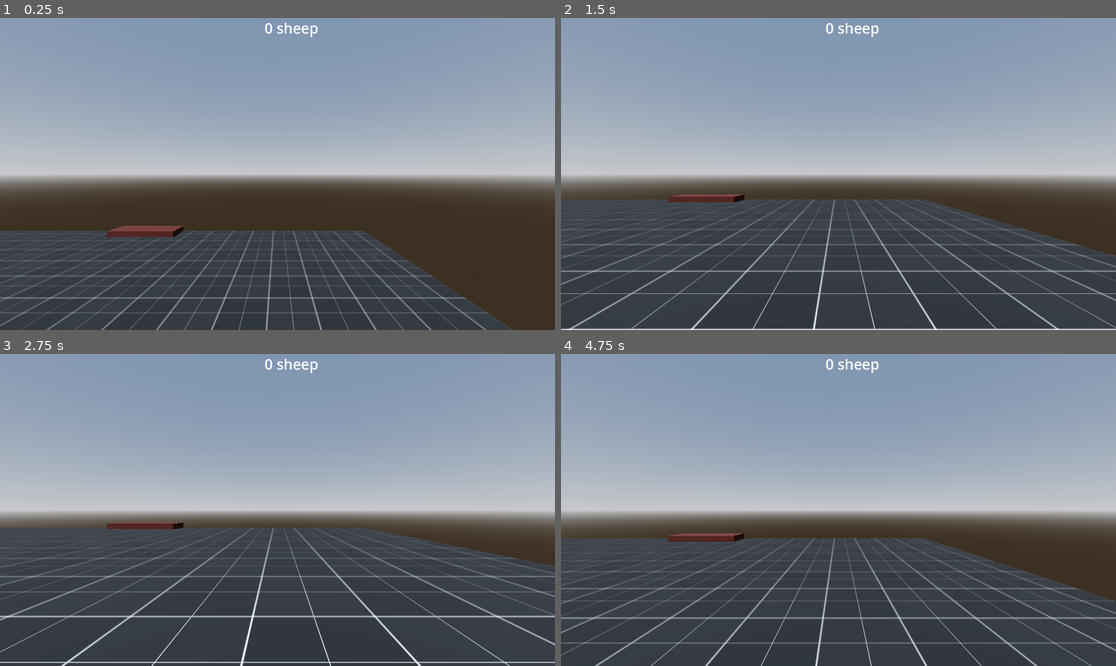
Above: before the commit, frames 1-4 (two rows, left to right).
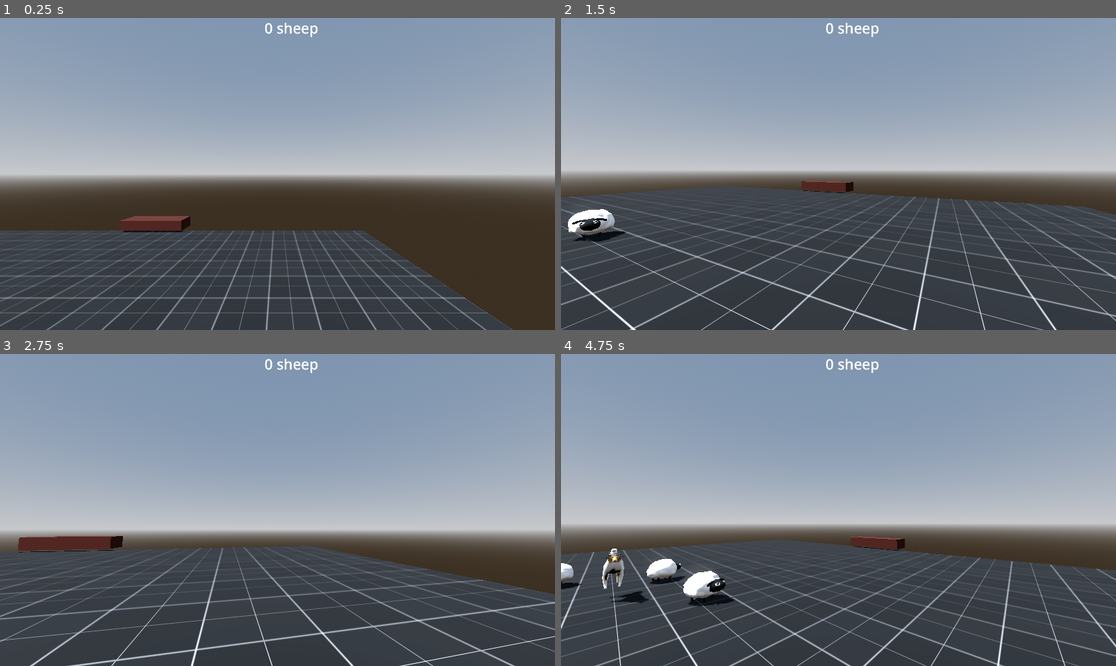
Above: after the commit, the same moments.

Repository: coat-soup/shepherd-game
Game: Godot game, scene res://levels/prototyping.tscn
Two runs of this game, one before a commit and one after it. Both use one fixed random seed, a clock stepped at 60 frames per second and the inputs below.
Inputs (mouse positions are in pixels of both pictures, inside the frame that each line leads up to):
- Up to frame 1 (0.25 s): no input
- Up to frame 2 (1.5 s): tap Enter at 0.5 s; move the mouse to (866, 174) at 0.52 s; hold Up (ui_up) from 0.53 s (still down); right-click (866, 174) at 0.6 s; tap Space (jump) at 0.77, 1.25 s; move the mouse to (810, 174) at 1.27 s; tap O at 1.35 s
- Up to frame 3 (2.75 s): keep holding Up (ui_up); tap Space (jump) at 1.52 s; move the mouse to (288, 503) at 2.02 s; tap U at 2.1 s
- Up to frame 4 (4.75 s): keep holding Up (ui_up); tap Enter at 2.75 s; move the mouse to (832, 516) at 2.77 s; tap Shift at 2.85 s; tap Space (jump) at 3.02, 3.77, 4.25, 4.52 s; move the mouse to (877, 513) at 3.52 s; tap Tab at 3.6 s; move the mouse to (794, 506) at 4.27 s; tap Ctrl at 4.35 s

The runs differ from the first frame. In frame 1, 0.6% of the frame differs, in the area x 19-35%, y 63-71%; in frame 2, 15%; in frame 3, 19%, in the area x 0-100%, y 50-100%; in frame 4, 18%.

Commit message:
sheep and dog models/textures

Diff:
--- a/dog/dog.gd
+++ b/dog/dog.gd
@@ -6,7 +6,7 @@
 
 @export var speed := 6.0
 
-func _physics_process(delta: float) -> void:
+func _physics_process(_delta: float) -> void:
 	var cur_pos = global_position
 	var next_pos = nav_agent.get_next_path_position()
 	var vel = (next_pos - cur_pos).normalized() * speed
--- a/dog/dog.tscn
+++ b/dog/dog.tscn
@@ -1,12 +1,7 @@
-[gd_scene load_steps=5 format=3 uid="uid://cupbh2pwx2go0"]
+[gd_scene load_steps=4 format=3 uid="uid://cupbh2pwx2go0"]
 
 [ext_resource type="Script" path="res://dog/dog.gd" id="1_2gpl8"]
-
-[sub_resource type="CapsuleMesh" id="CapsuleMesh_r1t5h"]
-height = 1.2
-
-[sub_resource type="StandardMaterial3D" id="StandardMaterial3D_udjaw"]
-albedo_color = Color(0.483711, 0.630901, 0.583762, 1)
+[ext_resource type="PackedScene" uid="uid://hfnymams6jkc" path="res://dog/dog.glb" id="2_fh1ml"]
 
 [sub_resource type="CapsuleShape3D" id="CapsuleShape3D_1ldgy"]
 height = 1.2
@@ -16,11 +11,11 @@
 script = ExtResource("1_2gpl8")
 nav_agent = NodePath("NavigationAgent3D")
 
-[node name="MeshInstance3D" type="MeshInstance3D" parent="."]
-mesh = SubResource("CapsuleMesh_r1t5h")
-surface_material_override/0 = SubResource("StandardMaterial3D_udjaw")
+[node name="dog" parent="." instance=ExtResource("2_fh1ml")]
+transform = Transform3D(0.15, 0, 0, 0, 0.15, 0, 0, 0, 0.15, 0, 0, 0)
 
 [node name="CollisionShape3D" type="CollisionShape3D" parent="."]
+transform = Transform3D(-4.37114e-08, -1, 0, 1, -4.37114e-08, 0, 0, 0, 1, 0, 0.526984, 0)
 shape = SubResource("CapsuleShape3D_1ldgy")
 
 [node name="NavigationAgent3D" type="NavigationAgent3D" parent="."]
--- a/levels/prototyping.tscn
+++ b/levels/prototyping.tscn
@@ -71,7 +71,7 @@
 shadow_enabled = true
 
 [node name="Longboat" parent="World" node_paths=PackedStringArray("ui") instance=ExtResource("7_vq2rx")]
-transform = Transform3D(1, 0, 0, 0, 1, 0, 0, 0, 1, 1, 0, 19)
+transform = Transform3D(1, 0, 0, 0, 1, 0, 0, 0, 1, 1, 0.63524, 20.5228)
 ui = NodePath("../../UI")
 
 [node name="Entities" type="Node3D" parent="."]
@@ -101,7 +101,7 @@
 scared_of = [NodePath("../Player")]
 
 [node name="Dog" parent="Entities" instance=ExtResource("5_avyqv")]
-transform = Transform3D(1, 0, 0, 0, 1, 0, 0, 0, 1, 10.7719, 1.07591, -13.2556)
+transform = Transform3D(1, 0, 0, 0, 1, 0, 0, 0, 1, 10.7719, 0.0287485, -13.2556)
 
 [node name="Player" parent="Entities" instance=ExtResource("1_xspk7")]
 transform = Transform3D(-1, 0, 8.74228e-08, 0, 1, 0, -8.74228e-08, 0, -1, -11.405, 5.24039, -0.324467)
--- a/player/dog_controller.gd
+++ b/player/dog_controller.gd
@@ -19,7 +19,7 @@
 		dog.nav_agent.target_reached.connect(hide_marker)
 
 
-func _input(event: InputEvent) -> void:
+func _input(_event: InputEvent) -> void:
 	if Input.is_action_just_pressed("command_dog"):
 		holding_marker = true
 		marker.visible = true
@@ -28,7 +28,7 @@
 		dog.update_target_position(marker_position)
 
 
-func _process(delta: float) -> void:
+func _process(_delta: float) -> void:
 		if holding_marker:
 			raycast_marker()
 
--- a/player/player_movement.gd
+++ b/player/player_movement.gd
@@ -30,7 +30,7 @@
 func _ready():
 	Input.set_mouse_mode(Input.MOUSE_MODE_CAPTURED)
 
-func _input(event: InputEvent) -> void:
+func _input(_event: InputEvent) -> void:
 	if Input.is_key_pressed(KEY_SEMICOLON):
 		debug_mode = !debug_mode
 		if debug_mode:
@@ -44,6 +44,7 @@
 		rotate_y(-event.relative.x * sensetivity)
 		camera_pivot.rotate_x(-event.relative.y * sensetivity)
 		camera_pivot.rotation.x = clamp(camera_pivot.rotation.x, deg_to_rad(-90), deg_to_rad(90))
+
 
 func _physics_process(delta: float) -> void:
 	# gravity
--- a/project.godot
+++ b/project.godot
@@ -23,6 +23,10 @@
 [editor_plugins]
 
 enabled=PackedStringArray("res://addons/script-ide/plugin.cfg")
+
+[filesystem]
+
+import/blender/enabled=false
 
 [global_group]
 
--- a/sheep/sheep.tscn
+++ b/sheep/sheep.tscn
@@ -1,21 +1,19 @@
-[gd_scene load_steps=3 format=3 uid="uid://doex6bpslr5f1"]
+[gd_scene load_steps=4 format=3 uid="uid://doex6bpslr5f1"]
 
 [ext_resource type="Script" path="res://sheep/sheep.gd" id="1_afsqb"]
+[ext_resource type="PackedScene" uid="uid://dyhlav0m8wjrp" path="res://sheep/sheep.glb" id="2_0f5w8"]
 
 [sub_resource type="CapsuleShape3D" id="CapsuleShape3D_ly3sw"]
 radius = 0.63225
-height = 2.26309
+height = 1.98138
 
 [node name="Sheep" type="CharacterBody3D" groups=["sheep"]]
 collision_layer = 2
 collision_mask = 3
 script = ExtResource("1_afsqb")
 
-[node name="CSGBox3D" type="CSGBox3D" parent="."]
-transform = Transform3D(0.86163, 0, 0, 0, 0.86163, 0, 0, 0, 1.29273, 0, 0.0182431, 0.0411257)
-
-[node name="CSGBox3D2" type="CSGBox3D" parent="."]
-transform = Transform3D(0.375597, 0, 0, 0, 0.375597, 0, 0, 0, 0.375597, 0, 0.359044, 0.809399)
+[node name="sheep" parent="." instance=ExtResource("2_0f5w8")]
+transform = Transform3D(0.504592, 0, 0, 0, 0.504592, 0, 0, 0, 0.504592, 0, 0, 0)
 
 [node name="CollisionShape3D" type="CollisionShape3D" parent="."]
 transform = Transform3D(0.86163, 0, 0, 0, -3.76631e-08, -0.86163, 0, 0.86163, -3.76631e-08, 0, 0.0182431, 0.0411257)
--- a/system/game_manager.gd
+++ b/system/game_manager.gd
@@ -1,6 +1,6 @@
 extends Node
 
 
-func _input(event: InputEvent) -> void:
+func _input(_event: InputEvent) -> void:
 	if Input.is_key_pressed(KEY_ESCAPE):
 		get_tree().quit()
--- a/ui/scenes/ui.tscn
+++ b/ui/scenes/ui.tscn
@@ -10,6 +10,7 @@
 anchor_bottom = 1.0
 grow_horizontal = 2
 grow_vertical = 2
+mouse_filter = 1
 script = ExtResource("1_np0it")
 hud = NodePath("HUD")
 
@@ -20,6 +21,7 @@
 anchor_bottom = 1.0
 grow_horizontal = 2
 grow_vertical = 2
+mouse_filter = 1
 script = ExtResource("1_berio")
 
 [node name="SheepCounter" type="Label" parent="HUD"]
Binary file added: dog/dog.glb
Not shown, added: dog/dog.glb.import
Binary file added: dog/dog_Untitled.png
Not shown, added: dog/dog_Untitled.png.import
Not shown, added: sheep/sheep.blend.import
Binary file added: sheep/sheep.glb
Not shown, added: sheep/sheep.glb.import
Not shown, added: dog/dog.blend
Not shown, added: dog/dog.blend1
Not shown, added: sheep/sheep.blend
Not shown, added: sheep/sheep.blend1
